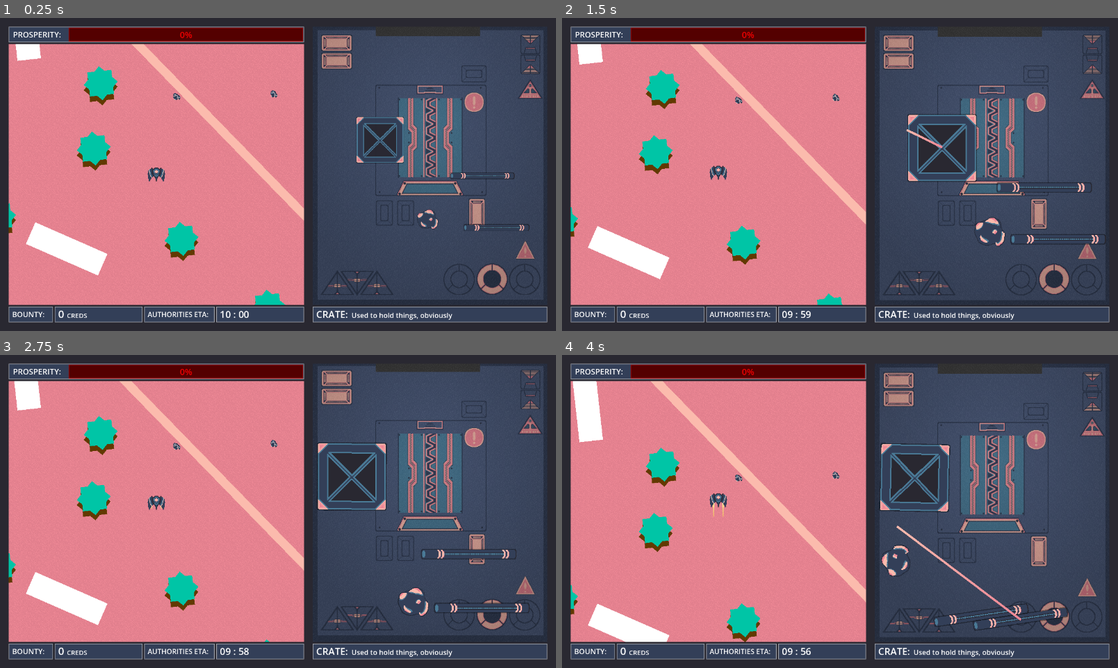
Above: before the commit, frames 1-4 (two rows, left to right).
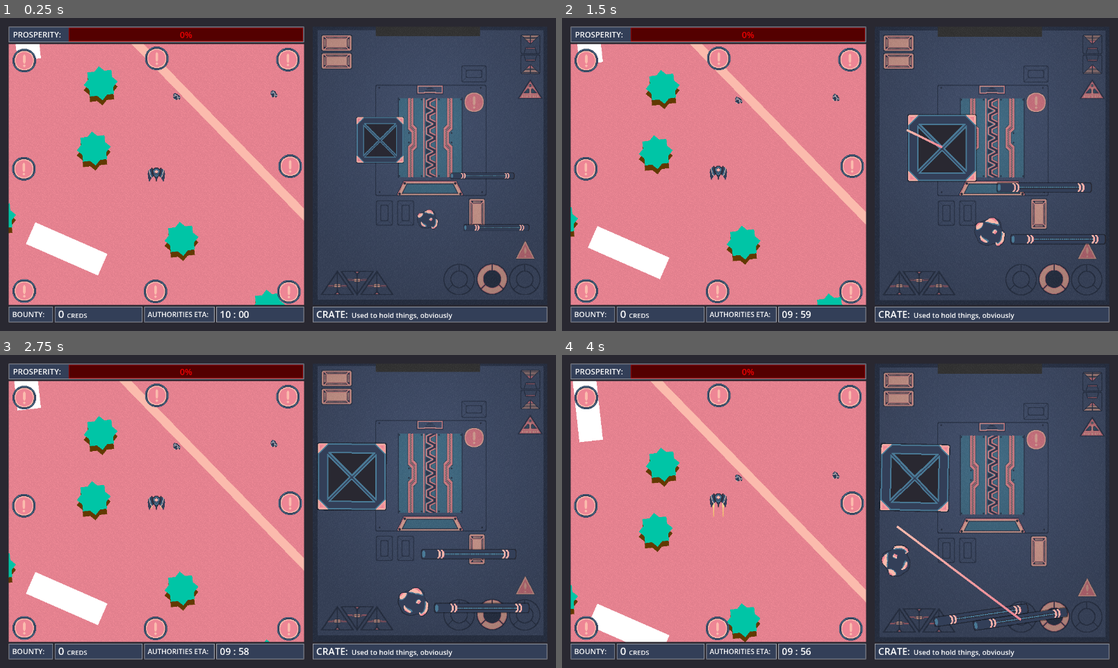
Above: after the commit, the same moments.

Repository: AstralStew/ProjectThornbury
Game: Godot game, scene res://Scenes/MainScene.tscn
The game is run twice, just before and just after one commit, with the same random seed, the same clock (stepped at 60 frames per second) and the same inputs.
Inputs (mouse positions are in pixels of both pictures, inside the frame that each line leads up to):
- Up to frame 1 (0.25 s): no input
- Up to frame 2 (1.5 s): drag from (995, 165) to (834, 93) at 0.52 s; drag from (940, 146) to (834, 96) at 1.27 s
- Up to frame 3 (2.75 s): move the mouse to (483, 530) at 2.02 s; hold D (MoveRight) from 2.03 s (still down); hold Shift (Boost) from 2.03 s (still down); click (483, 530) at 2.17 s
- Up to frame 4 (4 s): release D (MoveRight) at 2.75 s; release Shift (Boost) at 2.75 s; drag from (973, 602) to (739, 445) at 2.77 s; drag from (1029, 627) to (895, 527) at 3.52 s

The runs differ from the first frame. In frame 1, 1.2% of the frame differs, in the area x 2-55%, y 9-92%; in frame 2, 1.2%; in frame 3, 1.2%; in frame 4, 1.3%.

Commit message:
Testing notifications
Added Test4x4_recover

Diff:
--- a/Scenes/MainScene.tscn
+++ b/Scenes/MainScene.tscn
@@ -287,6 +287,7 @@
 
 [node name="RTL_Button" type="Button" parent="UIHolder/MessageBox/VBoxContainer" unique_id=1415378375]
 process_mode = 3
+self_modulate = Color(1, 1, 1, 0)
 custom_minimum_size = Vector2(150, 0)
 layout_mode = 2
 size_flags_horizontal = 4
--- a/Scenes/OutsidePrefabs/outside.tscn
+++ b/Scenes/OutsidePrefabs/outside.tscn
@@ -7,6 +7,8 @@
 [ext_resource type="PackedScene" uid="uid://dtkur4468wq5q" path="res://Scenes/OutsidePrefabs/collectable_crate.tscn" id="3_dw31t"]
 [ext_resource type="Texture2D" uid="uid://bs8wppq8ctccy" path="res://Assets/Images/Ships/Ships_Sheet.png" id="3_slk23"]
 [ext_resource type="Script" uid="uid://c7fg3jgojxubh" path="res://Scripts/ship_trail.gd" id="5_hhqqv"]
+[ext_resource type="Texture2D" uid="uid://c0sl1u4dvsqni" path="res://Assets/Images/City/Building64.png" id="8_dw31t"]
+[ext_resource type="Texture2D" uid="uid://i1g58vh6a4qg" path="res://Assets/Images/Inventory/Greebles.png" id="9_7c3hi"]
 
 [sub_resource type="Curve" id="Curve_mf7ev"]
 _data = [Vector2(0, 0), 0.0, 0.0, 0, 0, Vector2(1, 1), 1.4, 0.0, 0, 0]
@@ -19,6 +21,10 @@
 radius = 5.0
 height = 32.0
 
+[sub_resource type="AtlasTexture" id="AtlasTexture_lksva"]
+atlas = ExtResource("9_7c3hi")
+region = Rect2(175, 12, 46, 46)
+
 [node name="OutsideManager" type="MarginContainer" unique_id=1854772268]
 process_mode = 1
 texture_filter = 1
@@ -26,7 +32,7 @@
 anchor_right = 1.0
 anchor_bottom = 1.0
 offset_right = -600.0
-offset_bottom = -80.0
+offset_bottom = -120.0
 grow_horizontal = 2
 grow_vertical = 2
 size_flags_horizontal = 3
@@ -41,7 +47,7 @@
 
 [node name="SubViewport" type="SubViewport" parent="SubViewportContainer" unique_id=238183413]
 handle_input_locally = false
-size = Vector2i(680, 640)
+size = Vector2i(680, 600)
 render_target_update_mode = 4
 
 [node name="Level1" parent="SubViewportContainer/SubViewport" unique_id=647410072 instance=ExtResource("2_0luta")]
@@ -98,3 +104,79 @@
 rotation_smoothing_speed = 3.185
 
 [node name="Line2D" type="Line2D" parent="SubViewportContainer/SubViewport/Ship" unique_id=223409123]
+
+[node name="MarginContainer" type="MarginContainer" parent="." unique_id=1849995848]
+layout_mode = 2
+theme_override_constants/margin_left = 15
+theme_override_constants/margin_top = 15
+theme_override_constants/margin_right = 15
+theme_override_constants/margin_bottom = 15
+
+[node name="Control" type="Control" parent="MarginContainer" unique_id=1444279778]
+layout_mode = 2
+size_flags_horizontal = 4
+size_flags_vertical = 4
+
+[node name="Sprite2D" type="Sprite2D" parent="MarginContainer/Control" unique_id=2036232746]
+position = Vector2(-305, -262)
+texture = ExtResource("8_dw31t")
+
+[node name="Sprite2D2" type="Sprite2D" parent="MarginContainer/Control" unique_id=647090024]
+position = Vector2(-304, -262)
+texture = SubResource("AtlasTexture_lksva")
+
+[node name="Sprite2D3" type="Sprite2D" parent="MarginContainer/Control" unique_id=1906257120]
+position = Vector2(302, -264)
+texture = ExtResource("8_dw31t")
+
+[node name="Sprite2D4" type="Sprite2D" parent="MarginContainer/Control" unique_id=523633246]
+position = Vector2(303, -264)
+texture = SubResource("AtlasTexture_lksva")
+
+[node name="Sprite2D5" type="Sprite2D" parent="MarginContainer/Control" unique_id=172983081]
+position = Vector2(304, 270)
+texture = ExtResource("8_dw31t")
+
+[node name="Sprite2D6" type="Sprite2D" parent="MarginContainer/Control" unique_id=988182282]
+position = Vector2(305, 270)
+texture = SubResource("AtlasTexture_lksva")
+
+[node name="Sprite2D7" type="Sprite2D" parent="MarginContainer/Control" unique_id=1507427108]
+position = Vector2(-305, 268)
+texture = ExtResource("8_dw31t")
+
+[node name="Sprite2D8" type="Sprite2D" parent="MarginContainer/Control" unique_id=2003311014]
+position = Vector2(-304, 268)
+texture = SubResource("AtlasTexture_lksva")
+
+[node name="Sprite2D9" type="Sprite2D" parent="MarginContainer/Control" unique_id=1086851719]
+position = Vector2(-306, -13)
+texture = ExtResource("8_dw31t")
+
+[node name="Sprite2D10" type="Sprite2D" parent="MarginContainer/Control" unique_id=687591551]
+position = Vector2(-305, -13)
+texture = SubResource("AtlasTexture_lksva")
+
+[node name="Sprite2D11" type="Sprite2D" parent="MarginContainer/Control" unique_id=844504913]
+position = Vector2(0, -267)
+texture = ExtResource("8_dw31t")
+
+[node name="Sprite2D12" type="Sprite2D" parent="MarginContainer/Control" unique_id=850221501]
+position = Vector2(1, -267)
+texture = SubResource("AtlasTexture_lksva")
+
+[node name="Sprite2D13" type="Sprite2D" parent="MarginContainer/Control" unique_id=1437238479]
+position = Vector2(307, -19)
+texture = ExtResource("8_dw31t")
+
+[node name="Sprite2D14" type="Sprite2D" parent="MarginContainer/Control" unique_id=890348790]
+position = Vector2(308, -19)
+texture = SubResource("AtlasTexture_lksva")
+
+[node name="Sprite2D15" type="Sprite2D" parent="MarginContainer/Control" unique_id=1387916508]
+position = Vector2(-3, 269)
+texture = ExtResource("8_dw31t")
+
+[node name="Sprite2D16" type="Sprite2D" parent="MarginContainer/Control" unique_id=1614605509]
+position = Vector2(-2, 269)
+texture = SubResource("AtlasTexture_lksva")
--- a/Scripts/UIManager.gd
+++ b/Scripts/UIManager.gd
@@ -104,7 +104,7 @@
 
 Good luck out there, baka desu.""",
 	"wow okay :(",
-	1
+	2
 	)
 	#await get_tree().create_timer(0.25,true,false,true).timeout
 	await start_time(1)
@@ -116,7 +116,7 @@
 washed gang gang
 no health? :/",
 	"damn, guess I'll try again",
-	1
+	2
 	)
 	await start_time(1)
 	_on_restart_game.emit()
@@ -131,7 +131,7 @@
 Take this into your life
 no gods, no masters",
 	"please sir, may I have another?",
-	1
+	2
 	)
 	await start_time(1)
 	_on_restart_game.emit()
@@ -143,7 +143,7 @@
 	await display_message_box(
 		"You ran out of time like a dingus! Authorities blasted you away from orbit.",
 	"scoop me up and try again",
-	1
+	2
 	)
 	await start_time(1)
 	_on_restart_game.emit()
@@ -162,7 +162,9 @@
 	$UIHolder/MessageBox/VBoxContainer/RTL_Button.text = button_text
 
 	await get_tree().create_timer(min_time,true,false,true).timeout
+	$UIHolder/MessageBox/VBoxContainer/RTL_Button.self_modulate = Color.WHITE
 	await $UIHolder/MessageBox/VBoxContainer/RTL_Button.pressed
+	$UIHolder/MessageBox/VBoxContainer/RTL_Button.self_modulate = Color.TRANSPARENT
 	$UIHolder/MessageBox.visible = false
 
 func jolt() -> void:
Binary file added: Assets/Images/Tilemaps/Test4x4_recover.png
Not shown, added: Assets/Images/Tilemaps/Test4x4_recover.png.import
